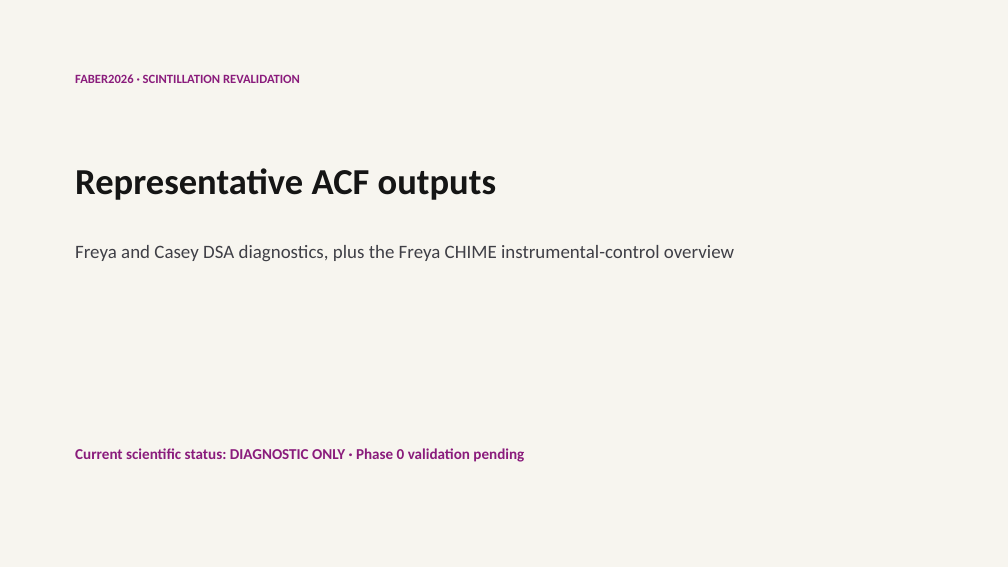
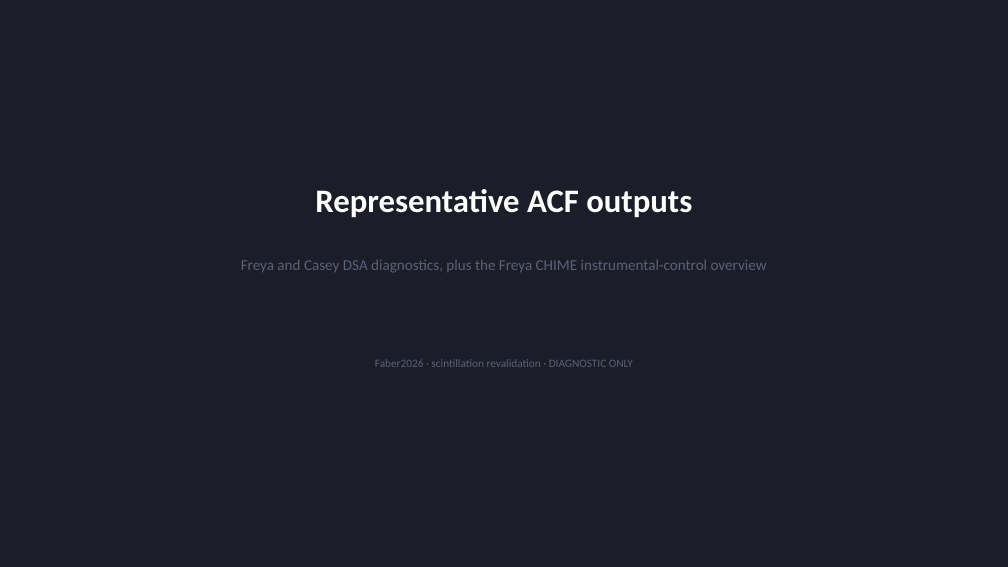
Before and after one commit to jakobtfaber/Faber2026-analysis, a slide deck: slide 1 of outputs/scintillation-acf-review/scintillation-acf-review.pptx. Drawn at 1008x567 pixels with LibreOffice and Linux fonts; fonts in the diff are those of the drawing. Boxes give left, top, right and bottom in pixels: in the first picture for what was removed or moved away, otherwise in the second. Text is boxed around its words. In the diff, an @@ line names an element or a change of style, - is before the commit and + after.

Commit message:
docs(scintillation): preserve review packet and campaign plans (#10)

```diff
--- a/outputs/scintillation-acf-review/scintillation-acf-review.pptx
+++ b/outputs/scintillation-acf-review/scintillation-acf-review.pptx
@@ background #F7F5EF to #1B1E28 @@
@@ text "Representative ACF outputs": place and size @@
-text "Representative ACF outputs" at [75, 168, 496, 200]
+text "Representative ACF outputs" at [315, 189, 692, 217]
@@ text "Representative ACF outputs" at [315, 189, 692, 217]: size 43.5 to 39 pt, text colour #151515 to #FFFFFF; alignment left to centre @@
@@ text "Freya and Casey DSA diagnostics, ...": place and size @@
-text "Freya and Casey DSA diagnostics, ..." at [75, 245, 734, 261]
+text "Freya and Casey DSA diagnostics, ..." at [241, 260, 767, 273]
@@ text "Freya and Casey DSA diagnostics, ..." at [241, 260, 767, 273]: size 22.5 to 18 pt, text colour #3F3F46 to #5C6078; alignment left to centre @@
@@ text at [375, 359, 633, 367]: text changed; size 15 to 13.5 pt; text colour #8A1C7C to #5C6078; bold off @@
-FABER2026 · SCINTILLATION REVALIDATION
+Faber2026 · scintillation revalidation · DIAGNOSTIC ONLY
@@ text removed at [75, 448, 524, 462] @@
-Current scientific status: DIAGNOSTIC ONLY · Phase 0 validation pending
```
Also in this commit, not shown: 3 other slides changed, 10 other files.
